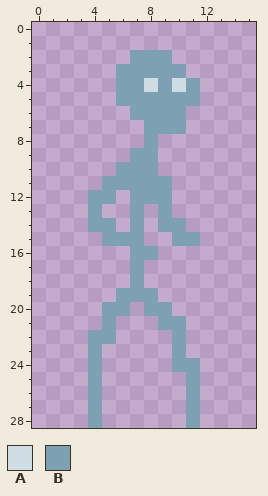
Pixel-art sprite, stored at GBJAM/Assets/Art/placeholderPlayer.png. The first picture shows the starting point.
The file is 16x29 pixels.
Palette (. is transparent): A #cfdee5  B #7da1b3
Pixels before, first column x 4:
 2 ...BBB..
 3 ..BBBBB.
 4 ..BBABAB
 5 ..BBBBBB
 6 ...BBBB.
 7 ....BBB.
 8 ....B...
 9 ...BB...
10 ..BBB...
11 .BBBBB..
12 BB.BBB..
13 B..B.B..
14 BB.B.BB.
15 .BBB..BB
16 ...BB...
17 ...B....
18 ...B....
19 ..BBB...
20 .BB.BB..
21 .B...BB.
22 BB....B.
23 B.....B.
24 B.....BB
25 B......B
26 B......B
27 B......B
28 B......B
The result:
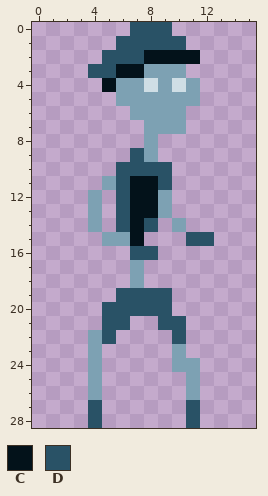
Colours new in this view: C #03121a  D #295266
Log entry: Update placeholders, add enemy
Changes in this commit:
There is now colour C in row 2 at x 10 to 11; in row 4 at x 5; in row 13 at x 8.
The edit turns colour B into colour C in row 2 at x 8 to 9; in row 3 at x 6 to 7; in rows 11 to 12 at x 7 to 8; in rows 13 to 15 at x 7.
There is now colour D in row 0 at x 7 to 9; in row 1 at x 6 to 10; in row 2 at x 5 to 6; in row 3 at x 4 to 5; in row 10 at x 9; in rows 12 to 13 at x 6.
There is now colour D in row 14 at x 6 and 8; in row 15 at x 12; in row 19 at x 9; in row 20 at x 7; in row 21 at x 6.
The edit turns colour B into colour D in row 2 at x 7; in row 9 at x 7; in row 10 at x 6 to 8; in row 11 at x 6 and 9; in row 15 at x 11; in row 16 at x 7 to 8.
The edit turns colour B into colour D in row 19 at x 6 to 8; in row 20 at x 5 to 6 and 8 to 9; in row 21 at x 5 and 9 to 10; in row 22 at x 5 and 10; in rows 27 to 28 at x 4 and 11.
The edit erases colour B in row 12 at x 5; in row 14 at x 5 and 9; in row 15 at x 10.
Where, in picture pixels (left, top, right, bottom), the same in both pictures:
changed: (88, 22, 200, 92)
changed: (102, 148, 214, 344)
changed: (88, 400, 102, 428)
changed: (186, 400, 200, 428)
